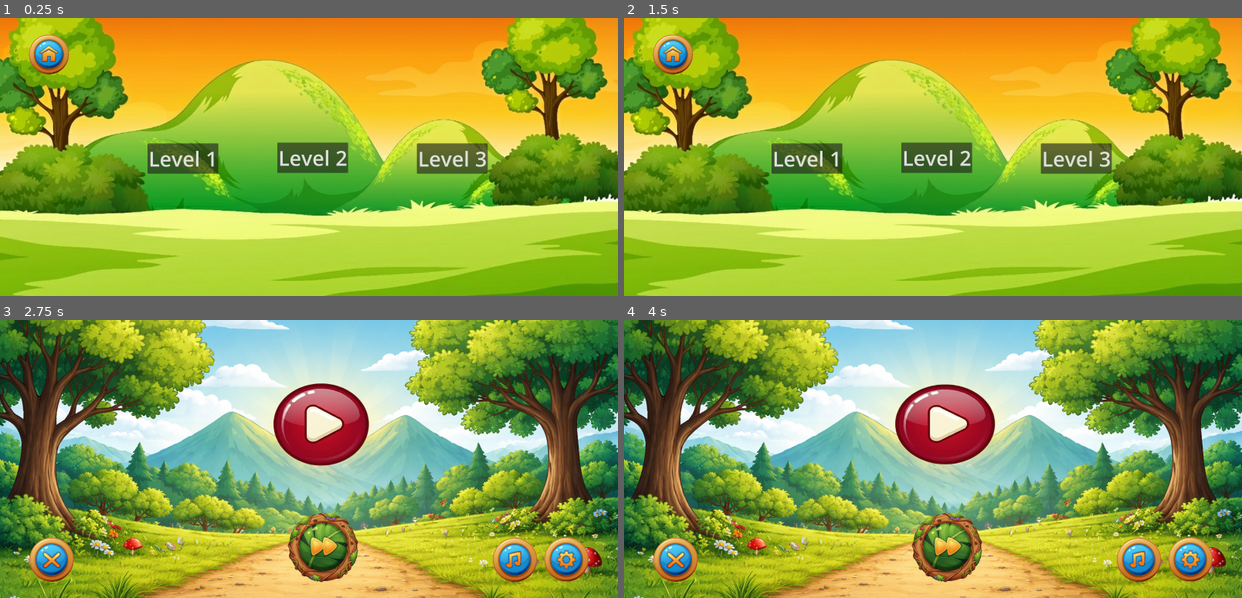
Above: before the commit, frames 1-4 (two rows, left to right).
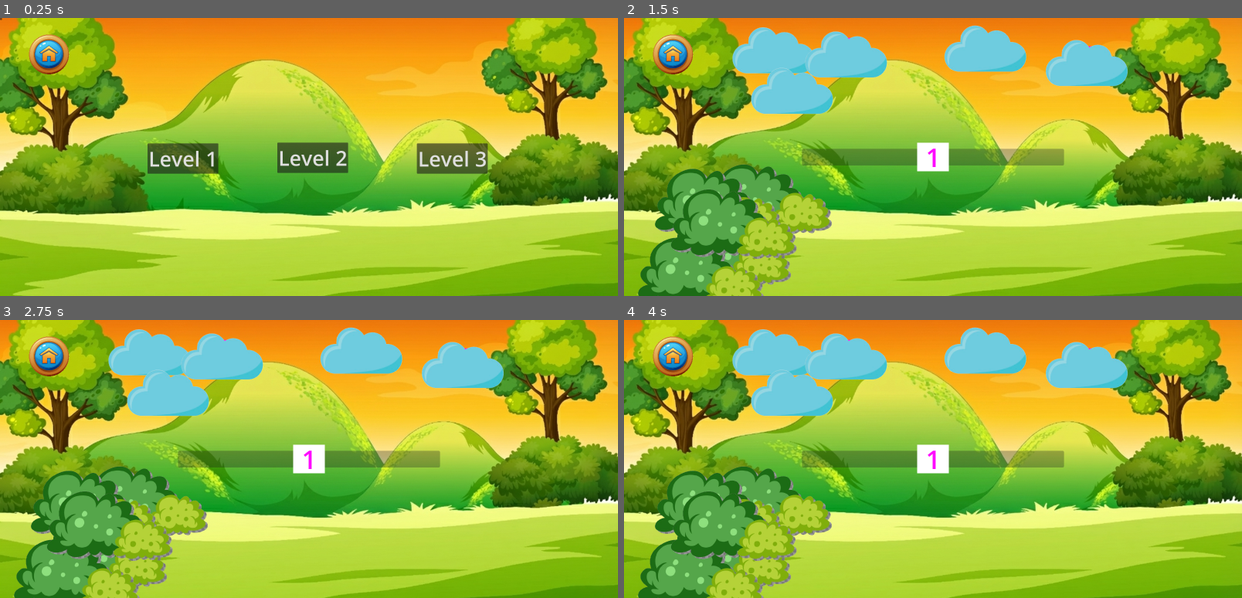
Above: after the commit, the same moments.

Repository: PramodCody/Kids_Classium
Game: Godot game, scene res://01_Main_Screen/02_Levels_Collection/scenes/levels_collection.tscn
The game is run twice, just before and just after one commit, with the same random seed, the same clock (stepped at 60 frames per second) and the same inputs. This scene is started directly instead of the project's main scene. Sound files missing from this copy of the repository are replaced by a short silence.
Inputs (mouse positions are in pixels of both pictures, inside the frame that each line leads up to; where the layout moved, square brackets give the same spot in the first picture):
- Up to frame 1 (0.25 s): no input
- Up to frame 2 (1.5 s): click (673, 54) at 0.5 s; click (624, 18) at 1.27 s
- Up to frame 3 (2.75 s): click (49, 356) at 2.02 s
- Up to frame 4 (4 s): click (673, 356) [951, 547] at 2.75 s; click (673, 356) [1192, 559] at 3.5 s

The runs differ from the first frame. In frame 1, less than 0.1% of the frame differs, in the area x 0-1%, y 0-1%; in frame 2, 22%; in frame 3, 98%, in the area x 0-100%, y 0-100%; in frame 4, 98%.

Commit message:
Hide&Seek_Game Prototype Completed

Diff:
--- a/01_Main_Screen/02_Levels_Collection/scenes/levels_collection.tscn
+++ b/01_Main_Screen/02_Levels_Collection/scenes/levels_collection.tscn
@@ -56,6 +56,11 @@
 text = "Level 3
 "
 
+[node name="Button4" type="Button" parent="TextureRect"]
+layout_mode = 0
+offset_right = 8.0
+offset_bottom = 8.0
+
 [node name="Home_Button" type="TextureButton" parent="."]
 layout_mode = 0
 offset_left = 100.0
@@ -73,5 +78,6 @@
 [connection signal="pressed" from="TextureRect/Button" to="." method="_on_button_pressed"]
 [connection signal="pressed" from="TextureRect/Button2" to="." method="_on_button_2_pressed"]
 [connection signal="pressed" from="TextureRect/Button3" to="." method="_on_button_3_pressed"]
+[connection signal="pressed" from="TextureRect/Button4" to="." method="_on_button_4_pressed"]
 [connection signal="button_down" from="Home_Button" to="Home_Button" method="_on_button_down"]
 [connection signal="button_up" from="Home_Button" to="Home_Button" method="_on_button_up"]
--- a/01_Main_Screen/02_Levels_Collection/scripts/levels_collection.gd
+++ b/01_Main_Screen/02_Levels_Collection/scripts/levels_collection.gd
@@ -11,3 +11,7 @@
 
 func _on_button_3_pressed() -> void:
 	get_tree().change_scene_to_file("res://04_Collect_Game/scenes/collecting_1.tscn")
+
+
+func _on_button_4_pressed() -> void:
+	get_tree().change_scene_to_file("res://05_Hide&Seek_Game/scenes/seeking_1.tscn")
--- /dev/null
+++ b/05_Hide&Seek_Game/commons/cloud.gd
@@ -0,0 +1,14 @@
+extends Sprite2D
+var is_pressed : bool
+
+
+func _on_area_2d_input_event(viewport: Node, event: InputEvent, shape_idx: int) -> void:
+	if event is InputEventScreenTouch:
+		if event.pressed:
+			is_pressed = true
+		else:
+			is_pressed = false
+
+func _input(event: InputEvent) -> void:
+	if event is InputEventScreenDrag and is_pressed:
+		position = event.position
--- /dev/null
+++ b/05_Hide&Seek_Game/commons/cloud.tscn
@@ -0,0 +1,20 @@
+[gd_scene load_steps=4 format=3 uid="uid://csmcbfocgjvws"]
+
+[ext_resource type="Texture2D" uid="uid://b8hs5h6646x8p" path="res://05_Hide&Seek_Game/assests/images/Cloud.png" id="1_vopnl"]
+[ext_resource type="Script" uid="uid://vdirjf5fu8mx" path="res://05_Hide&Seek_Game/commons/cloud.gd" id="2_07g25"]
+
+[sub_resource type="RectangleShape2D" id="RectangleShape2D_07g25"]
+size = Vector2(325, 185)
+
+[node name="Cloud" type="Sprite2D"]
+z_index = 5
+texture = ExtResource("1_vopnl")
+script = ExtResource("2_07g25")
+
+[node name="Area2D" type="Area2D" parent="."]
+
+[node name="CollisionShape2D" type="CollisionShape2D" parent="Area2D"]
+position = Vector2(0.5, 0.5)
+shape = SubResource("RectangleShape2D_07g25")
+
+[connection signal="input_event" from="Area2D" to="." method="_on_area_2d_input_event"]
--- /dev/null
+++ b/05_Hide&Seek_Game/commons/grass.gd
@@ -0,0 +1,13 @@
+extends Sprite2D
+var is_pressed : bool
+
+func _on_area_2d_input_event(viewport: Node, event: InputEvent, shape_idx: int) -> void:
+	if event is InputEventScreenTouch:
+		if event.pressed:
+			is_pressed = true
+		else:
+			is_pressed = false
+
+func _input(event: InputEvent) -> void:
+	if event is InputEventScreenDrag and is_pressed:
+		position = event.position
--- /dev/null
+++ b/05_Hide&Seek_Game/commons/grass.tscn
@@ -0,0 +1,22 @@
+[gd_scene load_steps=4 format=3 uid="uid://c6426ca83uwlw"]
+
+[ext_resource type="Texture2D" uid="uid://ct0vhbq7cepw8" path="res://05_Hide&Seek_Game/assests/images/Grass.png" id="1_byj4x"]
+[ext_resource type="Script" uid="uid://d3fopbrwsf6kd" path="res://05_Hide&Seek_Game/commons/grass.gd" id="2_kmns8"]
+
+[sub_resource type="CapsuleShape2D" id="CapsuleShape2D_kmns8"]
+radius = 109.27669
+height = 389.97113
+
+[node name="Grass" type="Sprite2D"]
+z_index = 5
+texture = ExtResource("1_byj4x")
+script = ExtResource("2_kmns8")
+
+[node name="Area2D" type="Area2D" parent="."]
+
+[node name="CollisionShape2D" type="CollisionShape2D" parent="Area2D"]
+position = Vector2(-40, 14)
+rotation = -1.5446264
+shape = SubResource("CapsuleShape2D_kmns8")
+
+[connection signal="input_event" from="Area2D" to="." method="_on_area_2d_input_event"]
--- /dev/null
+++ b/05_Hide&Seek_Game/commons/number.gd
@@ -0,0 +1,17 @@
+extends Label
+signal found_number
+
+
+func _on_area_2d_input_event(viewport: Node, event: InputEvent, shape_idx: int) -> void:
+	if event is InputEventScreenTouch:
+		if event.pressed:
+			$Area2D/Timer.start()
+		else:
+			$Area2D/Timer.stop()
+
+	if event is InputEventScreenDrag:
+		$Area2D/Timer.stop()
+
+func _on_timer_timeout() -> void:
+	found_number.emit()
+	queue_free()
--- /dev/null
+++ b/05_Hide&Seek_Game/commons/number.tscn
@@ -0,0 +1,30 @@
+[gd_scene load_steps=4 format=3 uid="uid://bf6nku8sljt8a"]
+
+[ext_resource type="Script" uid="uid://4ht48y40in0a" path="res://05_Hide&Seek_Game/commons/number.gd" id="1_aqpak"]
+
+[sub_resource type="LabelSettings" id="LabelSettings_gkmgj"]
+font_size = 200
+font_color = Color(1, 0.047058824, 1, 1)
+
+[sub_resource type="RectangleShape2D" id="RectangleShape2D_aqpak"]
+size = Vector2(147, 263)
+
+[node name="Number" type="Label"]
+offset_right = 40.0
+offset_bottom = 23.0
+text = "1"
+label_settings = SubResource("LabelSettings_gkmgj")
+script = ExtResource("1_aqpak")
+
+[node name="Area2D" type="Area2D" parent="."]
+
+[node name="CollisionShape2D" type="CollisionShape2D" parent="Area2D"]
+position = Vector2(62.5, 138.5)
+shape = SubResource("RectangleShape2D_aqpak")
+
+[node name="Timer" type="Timer" parent="Area2D"]
+wait_time = 0.5
+one_shot = true
+
+[connection signal="input_event" from="Area2D" to="." method="_on_area_2d_input_event"]
+[connection signal="timeout" from="Area2D/Timer" to="." method="_on_timer_timeout"]
--- /dev/null
+++ b/05_Hide&Seek_Game/scenes/seeking_1.tscn
@@ -0,0 +1,139 @@
+[gd_scene load_steps=11 format=3 uid="uid://bhpsb5e33pggw"]
+
+[ext_resource type="Script" uid="uid://bxtg8egpb7pqb" path="res://05_Hide&Seek_Game/scripts/seeking_1.gd" id="1_ksk0w"]
+[ext_resource type="Texture2D" uid="uid://bwdvpr806e8al" path="res://02_Trace_Game/assests/images/Background.png" id="1_mqnkp"]
+[ext_resource type="Texture2D" uid="uid://ddl1lxmss11g7" path="res://01_Main_Screen/01_Menu_Screen/assests/images/Retry_Button.png" id="3_ana5r"]
+[ext_resource type="Script" uid="uid://f672qfeu3vap" path="res://00_Global_Commons/scripts/retry_button.gd" id="4_h1c1d"]
+[ext_resource type="Texture2D" uid="uid://cdpda6p7rl51a" path="res://01_Main_Screen/01_Menu_Screen/assests/images/Next_Button.png" id="5_2flro"]
+[ext_resource type="Script" uid="uid://ctl5iy8316l1o" path="res://00_Global_Commons/scripts/next_button.gd" id="6_2xw1o"]
+[ext_resource type="Texture2D" uid="uid://do451oqvtmxxh" path="res://01_Main_Screen/01_Menu_Screen/assests/images/Home_Button.png" id="7_eslqd"]
+[ext_resource type="Script" uid="uid://f80gok7fjyoh" path="res://00_Global_Commons/scripts/home_button.gd" id="8_qhmho"]
+[ext_resource type="AudioStream" uid="uid://b2wofwutebcjk" path="res://01_Main_Screen/01_Menu_Screen/assests/sounds/Button_Sound.mp3" id="9_po64x"]
+
+[sub_resource type="LabelSettings" id="LabelSettings_ana5r"]
+font_size = 100
+font_color = Color(1, 0.023529412, 1, 1)
+
+[node name="Seeking_1" type="Control"]
+layout_mode = 3
+anchors_preset = 15
+anchor_right = 1.0
+anchor_bottom = 1.0
+grow_horizontal = 2
+grow_vertical = 2
+mouse_filter = 1
+script = ExtResource("1_ksk0w")
+metadata/_edit_use_anchors_ = true
+
+[node name="TextureRect" type="TextureRect" parent="."]
+layout_mode = 1
+anchors_preset = 15
+anchor_right = 1.0
+anchor_bottom = 1.0
+grow_horizontal = 2
+grow_vertical = 2
+texture = ExtResource("1_mqnkp")
+metadata/_edit_use_anchors_ = true
+
+[node name="ProgressBar" type="ProgressBar" parent="."]
+layout_mode = 1
+anchors_preset = 8
+anchor_left = 0.5
+anchor_top = 0.5
+anchor_right = 0.5
+anchor_bottom = 0.5
+offset_left = -509.0
+offset_top = -32.5
+offset_right = 509.0
+offset_bottom = 32.5
+grow_horizontal = 2
+grow_vertical = 2
+max_value = 3.0
+show_percentage = false
+
+[node name="Level_Control" type="Control" parent="."]
+layout_mode = 1
+anchors_preset = 15
+anchor_right = 1.0
+anchor_bottom = 1.0
+grow_horizontal = 2
+grow_vertical = 2
+mouse_filter = 1
+metadata/_edit_use_anchors_ = true
+metadata/_edit_group_ = true
+
+[node name="Retry_Button" type="TextureButton" parent="Level_Control"]
+modulate = Color(1, 1, 1, 0.78431374)
+layout_mode = 0
+offset_left = 1900.0
+offset_top = 830.0
+offset_right = 2100.0
+offset_bottom = 1030.0
+texture_normal = ExtResource("3_ana5r")
+ignore_texture_size = true
+stretch_mode = 4
+script = ExtResource("4_h1c1d")
+Target_Scene = "res://05_Hide&Seek_Game/scenes/seeking_1.tscn"
+
+[node name="Next_Button" type="TextureButton" parent="Level_Control"]
+modulate = Color(1, 1, 1, 0.78431374)
+layout_mode = 0
+offset_left = 2100.0
+offset_top = 830.0
+offset_right = 2300.0
+offset_bottom = 1030.0
+texture_normal = ExtResource("5_2flro")
+ignore_texture_size = true
+stretch_mode = 4
+script = ExtResource("6_2xw1o")
+
+[node name="Home_Button" type="TextureButton" parent="Level_Control"]
+layout_mode = 0
+offset_left = 100.0
+offset_top = 50.0
+offset_right = 280.0
+offset_bottom = 230.0
+texture_normal = ExtResource("7_eslqd")
+ignore_texture_size = true
+stretch_mode = 4
+script = ExtResource("8_qhmho")
+
+[node name="Button_Sound" type="AudioStreamPlayer2D" parent="Level_Control"]
+stream = ExtResource("9_po64x")
+
+[node name="ColorRect" type="ColorRect" parent="."]
+layout_mode = 1
+anchors_preset = 8
+anchor_left = 0.5
+anchor_top = 0.5
+anchor_right = 0.5
+anchor_bottom = 0.5
+offset_left = -62.0
+offset_top = -56.0
+offset_right = 62.0
+offset_bottom = 56.0
+grow_horizontal = 2
+grow_vertical = 2
+
+[node name="Label" type="Label" parent="ColorRect"]
+layout_mode = 1
+anchors_preset = 8
+anchor_left = 0.5
+anchor_top = 0.5
+anchor_right = 0.5
+anchor_bottom = 0.5
+offset_left = -28.5
+offset_top = -68.5
+offset_right = 28.5
+offset_bottom = 68.5
+grow_horizontal = 2
+grow_vertical = 2
+text = "1"
+label_settings = SubResource("LabelSettings_ana5r")
+
+[connection signal="button_down" from="Level_Control/Retry_Button" to="Level_Control/Retry_Button" method="_on_button_down"]
+[connection signal="button_up" from="Level_Control/Retry_Button" to="Level_Control/Retry_Button" method="_on_button_up"]
+[connection signal="button_down" from="Level_Control/Next_Button" to="Level_Control/Next_Button" method="_on_button_down"]
+[connection signal="button_up" from="Level_Control/Next_Button" to="Level_Control/Next_Button" method="_on_button_up"]
+[connection signal="button_down" from="Level_Control/Home_Button" to="Level_Control/Home_Button" method="_on_button_down"]
+[connection signal="button_up" from="Level_Control/Home_Button" to="Level_Control/Home_Button" method="_on_button_up"]
--- /dev/null
+++ b/05_Hide&Seek_Game/scripts/seeking_1.gd
@@ -0,0 +1,44 @@
+extends Control
+
+
+var grass_template = preload("res://05_Hide&Seek_Game/commons/grass.tscn")
+var cloud_template = preload("res://05_Hide&Seek_Game/commons/cloud.tscn")
+var number_1_template = preload("res://05_Hide&Seek_Game/commons/number.tscn")
+var spawn_positions : Array[Vector2]
+
+func spawn_grass():
+	var new_grass = grass_template.instantiate()
+	add_child(new_grass)
+	var grass_random_position = Vector2(randf_range(200, 2200), randf_range(700, 1000))
+	new_grass.position = grass_random_position
+	spawn_positions.append(new_grass.position)
+
+
+func spawn_cloud():
+	var new_cloud = cloud_template.instantiate()
+	add_child(new_cloud)
+	var cloud_random_position = Vector2(randf_range(400, 2200), randf_range(50, 300))
+	new_cloud.position = cloud_random_position
+	spawn_positions.append(new_cloud.position)
+
+
+func spawn_number():
+	var new_number = number_1_template.instantiate()
+	add_child(new_number)
+	var random_index = randi_range(0, 9)
+	new_number.position = spawn_positions[random_index] - new_number.size/2
+	new_number.found_number.connect(on_finding_number)
+
+func on_finding_number():
+	$ProgressBar.value += 1
+	if $ProgressBar.value == 3:
+		$Level_Control/Retry_Button.show_with_fade()
+		$Level_Control/Next_Button.show_with_fade()
+
+func _ready() -> void:
+	for i in 5:
+		spawn_grass()
+	for i in 5:
+		spawn_cloud()
+	for i in 3:
+		spawn_number()
Binary file added: 05_Hide&Seek_Game/assests/images/Cloud.png
Not shown, added: 05_Hide&Seek_Game/assests/images/Cloud.png.import
Binary file added: 05_Hide&Seek_Game/assests/images/Grass.png
Not shown, added: 05_Hide&Seek_Game/assests/images/Grass.png.import
Not shown, added: 05_Hide&Seek_Game/commons/cloud.gd.uid
Not shown, added: 05_Hide&Seek_Game/commons/grass.gd.uid
Not shown, added: 05_Hide&Seek_Game/commons/number.gd.uid
Not shown, added: 05_Hide&Seek_Game/scripts/seeking_1.gd.uid
Not shown, changed: Kids_Classium.apk
Not shown, changed: Kids_Classium.apk.idsig
